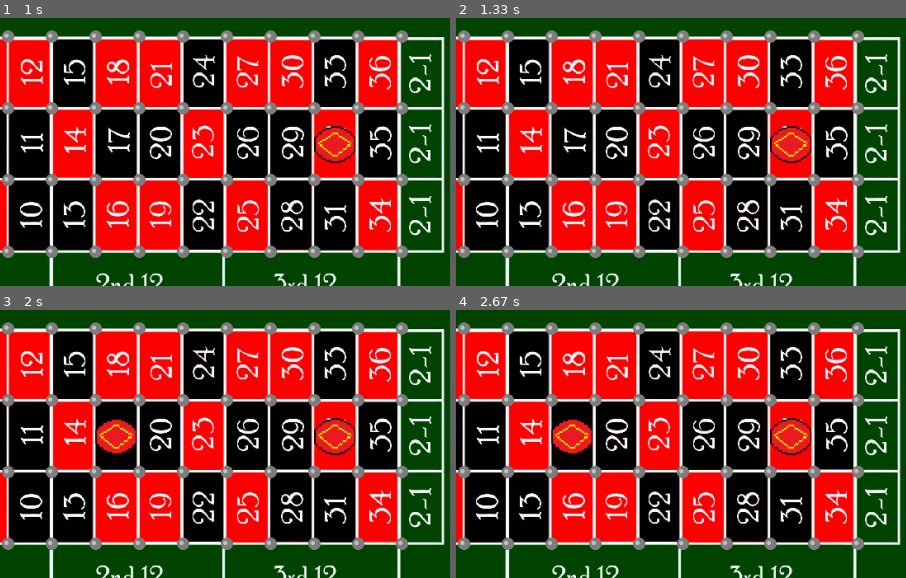
Above: before the commit, frames 1-4 (two rows, left to right).
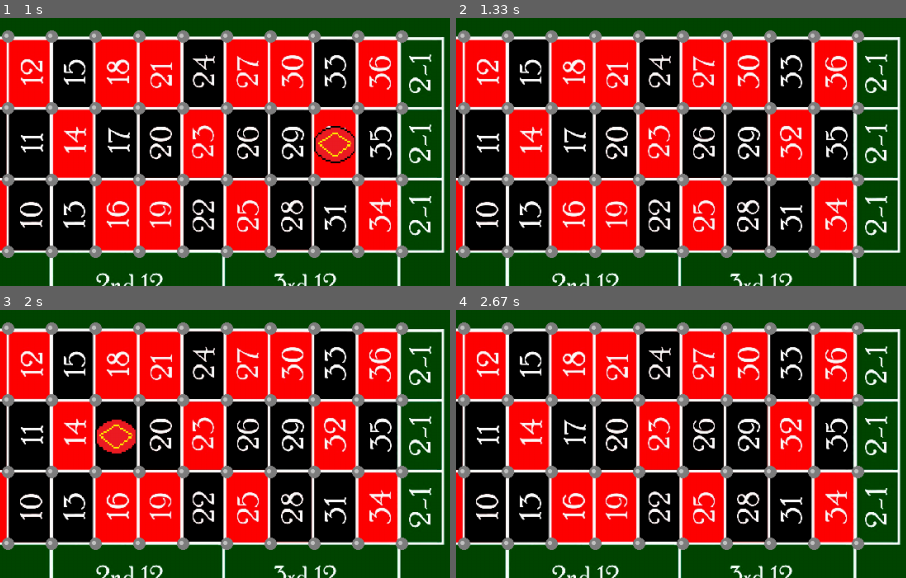
Above: after the commit, the same moments.

Repository: ALJooj/royal_roullete_qt6
Game: pygame game, started from pygame_script.py
Two runs of this game, one before a commit and one after it. Both use one fixed random seed, a clock stepped at 60 frames per second and the inputs below.
Inputs (mouse positions are % of the whole screen's width and height, from its top left):
- Up to frame 1 (1 s): click "start" at 0.38 s; press the mouse at (59, 24) at 0.7 s; move the mouse to (36, 38) at 0.8 s; release the mouse at (13, 52) at 0.93 s
- Up to frame 2 (1.33 s): press the mouse at (80, 23) at 1.03 s; move the mouse to (55, 28) at 1.13 s; release the mouse at (29, 34) at 1.27 s
- Up to frame 3 (2 s): click (32, 18) at 1.88 s
- Up to frame 4 (2.67 s): press the mouse at (32, 18) at 2.2 s; move the mouse to (27, 31) at 2.3 s; release the mouse at (21, 44) at 2.43 s; press the mouse at (80, 23) at 2.53 s; move the mouse to (57, 20) at 2.63 s
The pictures show only the part of the screen within x 21-71%, y 0-50%; the shares and areas given below are measured in that part.

Frame 1 is identical in both runs. In frame 2, 1.0% of the frame differs, in the area x 69-80%, y 40-55%; in frame 3, 1.0%; in frame 4, 1.9%, in the area x 21-80%, y 40-55%.

Commit message:
first working/playable varsion

Diff:
--- a/classes_pygame.py
+++ b/classes_pygame.py
@@ -35,11 +35,17 @@
 class Chip(pygame.sprite.Sprite):
     def __init__(self, x, y, *sprites):
         super().__init__(sprites)
+        self.cost = 10
         self.image = pygame.transform.scale(load_image('chip.png', -1), (50, 50))
         self.rect = self.image.get_rect().move(x - 25, y - 25)
 
-    def make_kill(self):
-        self.kill()
+    def check_state(self, kill=False):
+        if kill:
+            self.kill()
+
+    def update(self, btn_start_pressed=False):
+        if btn_start_pressed:
+            self.kill()
 
 
 class GridOfDots(pygame.surface.Surface):
@@ -59,6 +65,7 @@
     def __init__(self, x, y, number, color, *sprites):
         super().__init__(sprites)
         self.number = number
+        self.value = 0
         self.color = color
         self.image = pygame.transform.scale(load_image('brick.png', -1), (53, 85))
         self.rect = self.image.get_rect().move(x, y)
@@ -69,6 +76,9 @@
                 return True
 
         return False
+
+    def bet(self, value):
+        self.value += value
 
 
 class GridOfTiles(pygame.surface.Surface):
@@ -110,11 +120,3 @@
     def on_click(self, pos, *args):
         if pygame.rect.Rect(self.x, self.y, self.width, self.height).collidepoint(pos):
             self.func(*args)
-
-    def isOver(self, pos):
-        # Pos is the mouse position or a tuple of (x, y) coordinates
-        if pos[0] > self.x and pos[0] < self.x + self.width:
-            if pos[1] > self.y and pos[1] < self.y + self.height:
-                return True
-
-        return False
--- a/pygame_script.py
+++ b/pygame_script.py
@@ -42,20 +42,28 @@
 
 cont = False
 
+my_wallet = 350
 
-def randomize_roll(tiles, chips):
+
+def randomize_roll(tiles, chips, wallet):
     a = random.randint(0, 36)
     for tile in tiles:
         if tile.number == a:
-            print(123)
+            wallet += tile.value * 36
+            print("Победное число", a, "ваш выигрыш", tile.value * 36)
+            print("Ваш банк", wallet)
+        tile.value = 0
 
-    for chip in chips:
-        chip.make_kill()
-        # chip.kill()
-        # all_sprites.remove(chip)
-        # chips_group.remove(chip)
-    # chips.remove(chips)
-    print(chips)
+    for c in chips:
+        c.rect = c.rect.move(1000, 1000)
+        c.update(True)
+        c.kill()
+
+    for c in all_sprites:
+        if type(c) is Chip:
+            c.rect = c.rect.move(1000, 1000)
+            c.update(True)
+            c.kill()
     return a
 
 
@@ -75,12 +83,16 @@
             last_pos = event.pos
 
             # TileRect(event.pos[0], event.pos[1], brick_group)
-            start_btn.on_click(event.pos, brick_group, chips_group)
+            start_btn.on_click(event.pos, brick_group, chips_group, my_wallet)
+
+            for chip in chips_group:
+                chip.update()
 
             for tile in tiles_group:
                 if tile.can_be_placed(brick_group):
-                    print(tile.rect.x - 7)
-                    Chip(tile.rect.x + 7, tile.rect.y + 7, chips_group, all_sprites)
+                    a = Chip(tile.rect.x + 7, tile.rect.y + 7, chips_group, all_sprites)
+                    tile.bet(a.cost)
+                    my_wallet -= a.cost
                     cont = True     # 1 клик 1 ставка
 
             if cont:
@@ -89,11 +101,14 @@
 
             for tile in brick_group:
                 if tile.can_be_placed(tiles_group):
-                    Chip(tile.rect.x + 28, tile.rect.y + 42, chips_group, all_sprites)
-                    print(tile.color, tile. number, type(tile))
+                    a = Chip(tile.rect.x + 28, tile.rect.y + 42, chips_group, all_sprites)
+                    tile.bet(a.cost)
+                    my_wallet -= a.cost
             clicked = True
 
     # после отрисовки всего, переворачиваем экран
+    screen.blit(fon, (0, 0))
+
     start_btn.draw(screen)
     # all_sprites.draw(screen)
     buttons_group.draw(screen)
@@ -101,5 +116,7 @@
     tiles_group.draw(screen)
     chips_group.draw(screen)
 
+    # all_sprites.update()
+
     clock.tick(FPS)
     pygame.display.flip()
